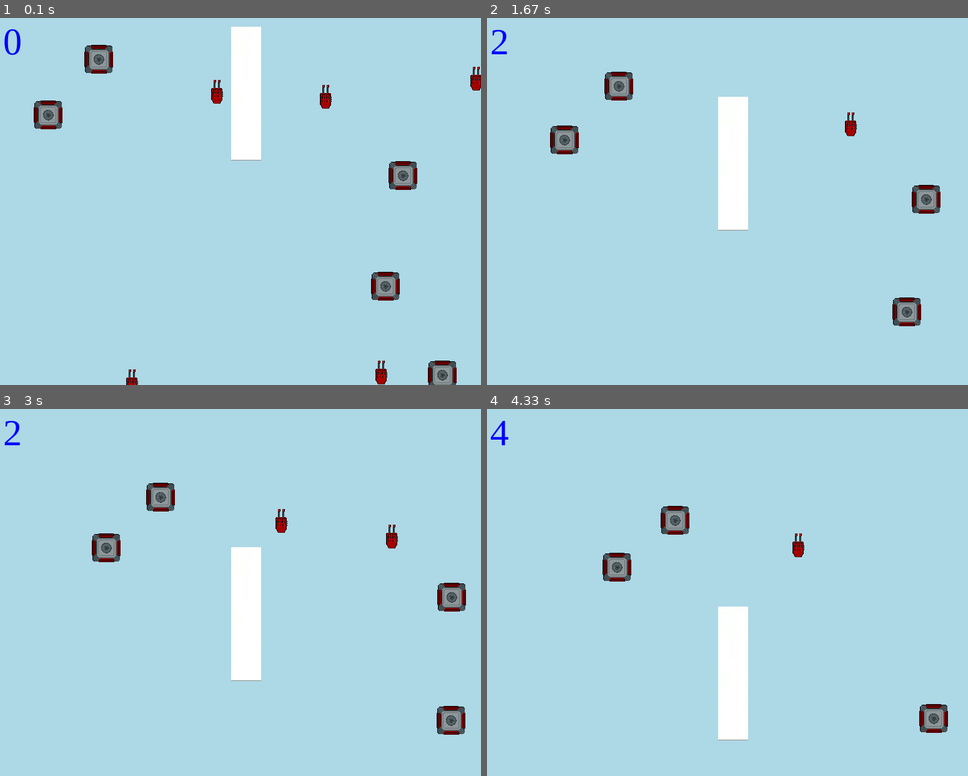
Above: before the commit, frames 1-4 (two rows, left to right).
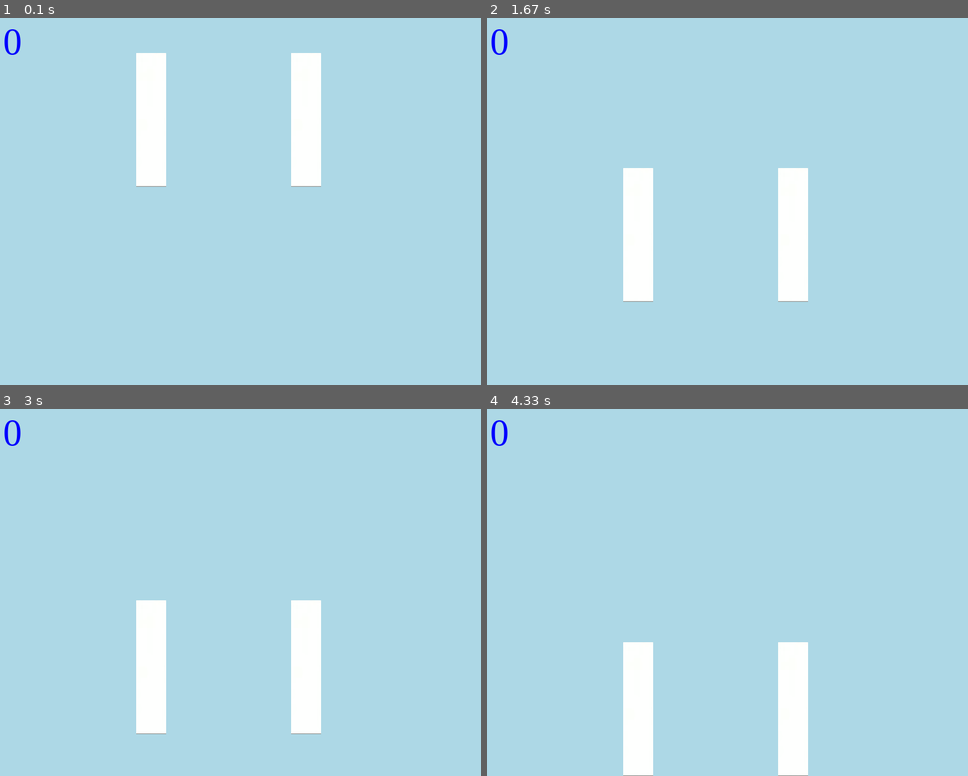
Above: after the commit, the same moments.

Repository: makuchaku/formula-one-racing-pygame
Game: pygame game, started from code/main.py
Two runs of this game, one before a commit and one after it. Both use one fixed random seed, a clock stepped at 60 frames per second and the inputs below.
Inputs:
- Up to frame 1 (0.1 s): no input
- Up to frame 2 (1.67 s): no input
- Up to frame 3 (3 s): no input
- Up to frame 4 (4.33 s): no input

The runs differ from the first frame. In frame 1, 9.5% of the frame differs, in the area x 7-100%, y 2-100%; in frame 2, 8.8%; in frame 3, 9.0%; in frame 4, 8.4%.

Commit message:
made 3 lines

Diff:
--- a/code/divider.py
+++ b/code/divider.py
@@ -16,10 +16,10 @@
         type = 'divider'
         self.line_image = pygame.image.load('../assets/line.png')
         self.line_1_change = 1
-
-
         Sprite.__init__(self, game, x, y, width, sprite_position, name, type, 0)
 
 
     def draw_divider(self, x, y):
+        self.sprite_x = x
+        self.sprite_y = y
         window.blit(self.line_image, (x, y))
--- a/code/game.py
+++ b/code/game.py
@@ -39,28 +39,29 @@
 
     # Creates all sprites
     def create_sprites(self):
-        for i in range(num_sprites):
-            tank = Tank(self, random.randint(10, screen_width),
-                        random.randint(10, screen_height), 64, i)
-            tank.load()
-            tanks.append(tank)
-            rocket = Rocket(self, random.randint(10, screen_width),
-                            random.randint(10, screen_height), 64, i)
-            rocket.load()
-            rockets.append(rocket)
+        # for i in range(num_sprites):
+            # tank = Tank(self, random.randint(10, screen_width),
+            #             random.randint(10, screen_height), 64, i)
+            # tank.load()
+            # tanks.append(tank)
+            # rocket = Rocket(self, random.randint(10, screen_width),
+            #                 random.randint(10, screen_height), 64, i)
+            # rocket.load()
+            # rockets.append(rocket)
 
-        for i in range(4):
+        for i in range(2):
             divider = Divider(self, 400, 20, 64, i)
-            if divider.name == 0:
-                divider.draw_divider(400, 20)
-            elif divider.name == 1:
-                divider.draw_divider(400, 180)
-            elif divider.name == 2:
-                divider.draw_divider(400, 340)
-            elif divider.name == 3:
-                divider.draw_divider(400, 500)
+            if i == 0:
+                divider.draw_divider(1 * 248, 20)
+            else:
+                divider.draw_divider(2 * 248, 20)
+
+            # elif divider.name == 2:
+            #     divider.draw_divider(i * 50, i * 4)
+
 
             dividers.append(divider)
+            print(len(dividers))
 
 
 
@@ -90,11 +91,11 @@
             window.fill('light blue')
 
             # Draws all objects
-            for tank in tanks:
-                tank.draw()
-                # print(tank.sprite_x, tank.sprite_y)
-            for rocket in rockets:
-                rocket.draw()
+            # for tank in tanks:
+            #     tank.draw()
+            #     # print(tank.sprite_x, tank.sprite_y)
+            # for rocket in rockets:
+            #     rocket.draw()
 
             for divider in dividers:
                 divider.draw_divider(divider.sprite_x, divider.sprite_y)
@@ -119,9 +120,12 @@
                                     # pygame.mixer.music.load("explosion.wav")
                                     # pygame.mixer.music.play(loops=1)
                                     self.play_sound('../assets/explosion.wav')
-            if divider.sprite_y == 600:
-                divider.sprite_y = 0
-                print('resetting to 0')
+
+            for divider in dividers:
+
+                if divider.sprite_y == 600:
+                    divider.sprite_y = 0
+                    print('resetting to 0')
 
 
 
